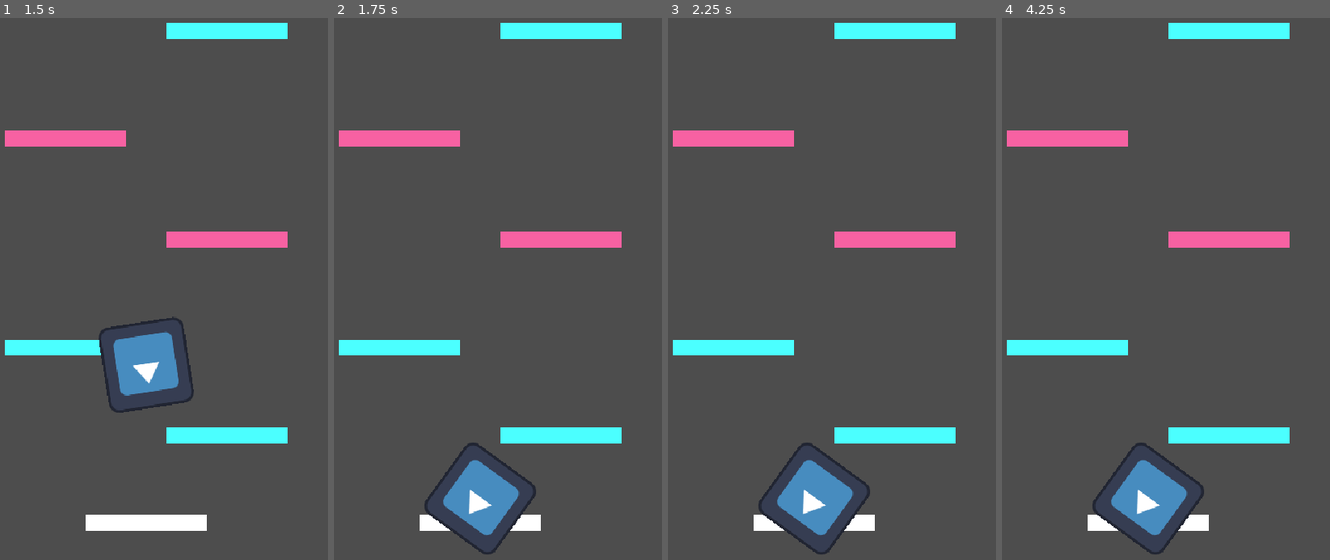
Above: before the commit, frames 1-4 (left to right).
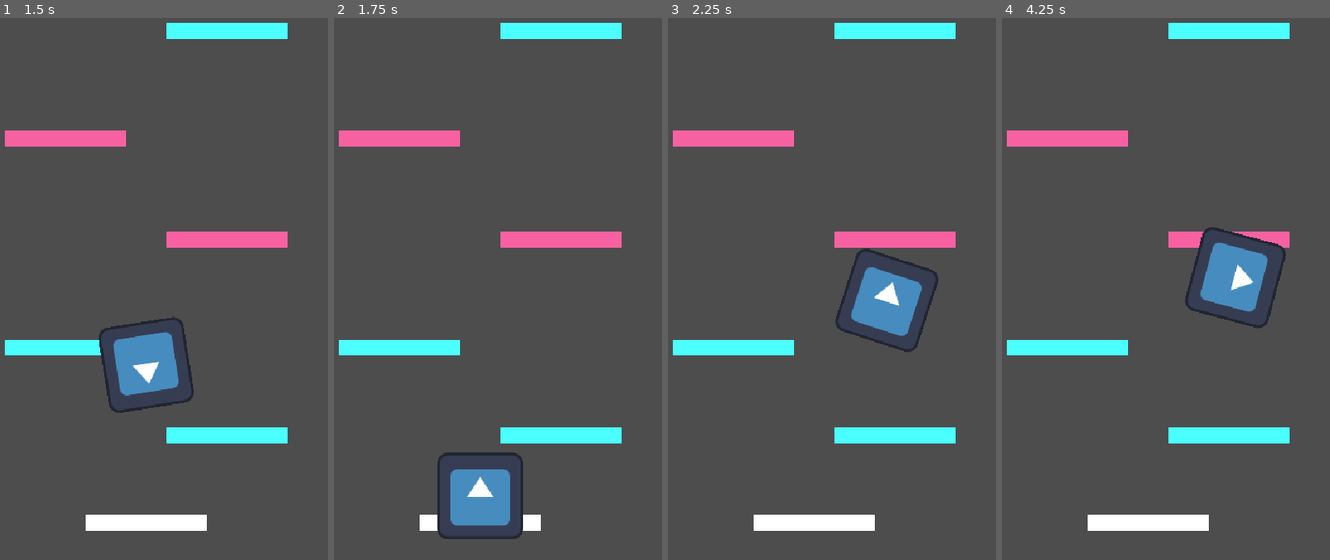
Above: after the commit, the same moments.

Repository: s-ayitha/Pogo-Jump
Game: Godot game, scene res://Main.tscn
The game is run twice, just before and just after one commit, with the same random seed, the same clock (stepped at 60 frames per second) and the same inputs. The engine's default icon, where the game draws it, is replaced by a stand-in: a white triangle on a blue panel in a dark square.
Inputs:
- Up to frame 1 (1.5 s): hold Right (rotate_right) from 0.53 s (still down)
- Up to frame 2 (1.75 s): keep holding Right (rotate_right)
- Up to frame 3 (2.25 s): release Right (rotate_right) at 2.03 s; hold Left (rotate_left) from 2.03 s (still down)
- Up to frame 4 (4.25 s): release Left (rotate_left) at 2.78 s; hold Right (rotate_right) from 2.78 s (still down); tap Enter at 3.5 s

Frame 1 is identical in both runs. In frame 2, 1.9% of the frame differs, in the area x 27-62%, y 78-99%; in frame 3, 5.2%; in frame 4, 5.5%, in the area x 27-87%, y 38-99%.

Commit message:
added respawns while falling

Diff:
--- a/Course.tscn
+++ b/Course.tscn
@@ -1,6 +1,7 @@
 [gd_scene format=3 uid="uid://bt2s5c8x2ou24"]
 
 [ext_resource type="PackedScene" uid="uid://bhr5txrko78a5" path="res://basic_platform.tscn" id="1_aakl2"]
+[ext_resource type="Script" uid="uid://poa7b65j4m3j" path="res://course.gd" id="1_f2x1d"]
 [ext_resource type="PackedScene" uid="uid://cuv4chf6mnse3" path="res://LaunchPad.tscn" id="2_j3vcq"]
 [ext_resource type="PackedScene" uid="uid://q75mn0c8f3v3" path="res://ReboundWall.tscn" id="3_f2x1d"]
 [ext_resource type="PackedScene" uid="uid://c61ym1ml5muiv" path="res://player.tscn" id="4_j3vcq"]
@@ -9,6 +10,7 @@
 size = Vector2(180, 24)
 
 [node name="Course" type="Node2D" unique_id=459153672]
+script = ExtResource("1_f2x1d")
 
 [node name="StartPlatform" type="StaticBody2D" parent="." unique_id=1140865560]
 position = Vector2(270, 850)
--- /dev/null
+++ b/course.gd
@@ -0,0 +1,16 @@
+extends Node2D
+
+@export var fall_y: float = 1050.0
+
+@onready var player = $Player
+@onready var start_marker: Marker2D = $StartMarker
+
+func _ready() -> void:
+	player.crashed.connect(_respawn_player)
+
+func _physics_process(_delta: float) -> void:
+	if player.position.y > fall_y:
+		_respawn_player()
+
+func _respawn_player() -> void:
+	player.call_deferred("respawn_at", start_marker.global_position)
--- a/player.gd
+++ b/player.gd
@@ -1,6 +1,10 @@
 extends CharacterBody2D
 
 signal crashed
+
+signal landed(surface: Node2D)
+
+@export var launch_pad_boost: float = 150.0
 
 @export var gravity_strength: float = 1200.0
 @export var bounce_speed: float = 1000.0
@@ -34,8 +38,24 @@
 
 		velocity = Vector2.UP.rotated(pogo_sprite.rotation) * bounce_speed
 
+		var surface := _get_landing_surface()
+		if surface != null:
+			if surface.is_in_group("launch_pad"):
+				velocity.y -= launch_pad_boost
+
+			print(surface.name, " upward launch speed: ", roundi(-velocity.y))
+			landed.emit(surface)
+
 func respawn_at(world_position: Vector2) -> void:
 	global_position = world_position
 	velocity = Vector2.ZERO
 	pogo_sprite.rotation = 0.0
 	has_crashed = false
+
+func _get_landing_surface() -> Node2D:
+	for index in get_slide_collision_count():
+		var collision := get_slide_collision(index)
+		if collision.get_angle(up_direction) <= floor_max_angle:
+			return collision.get_collider() as Node2D
+
+	return null
Not shown, added: course.gd.uid
